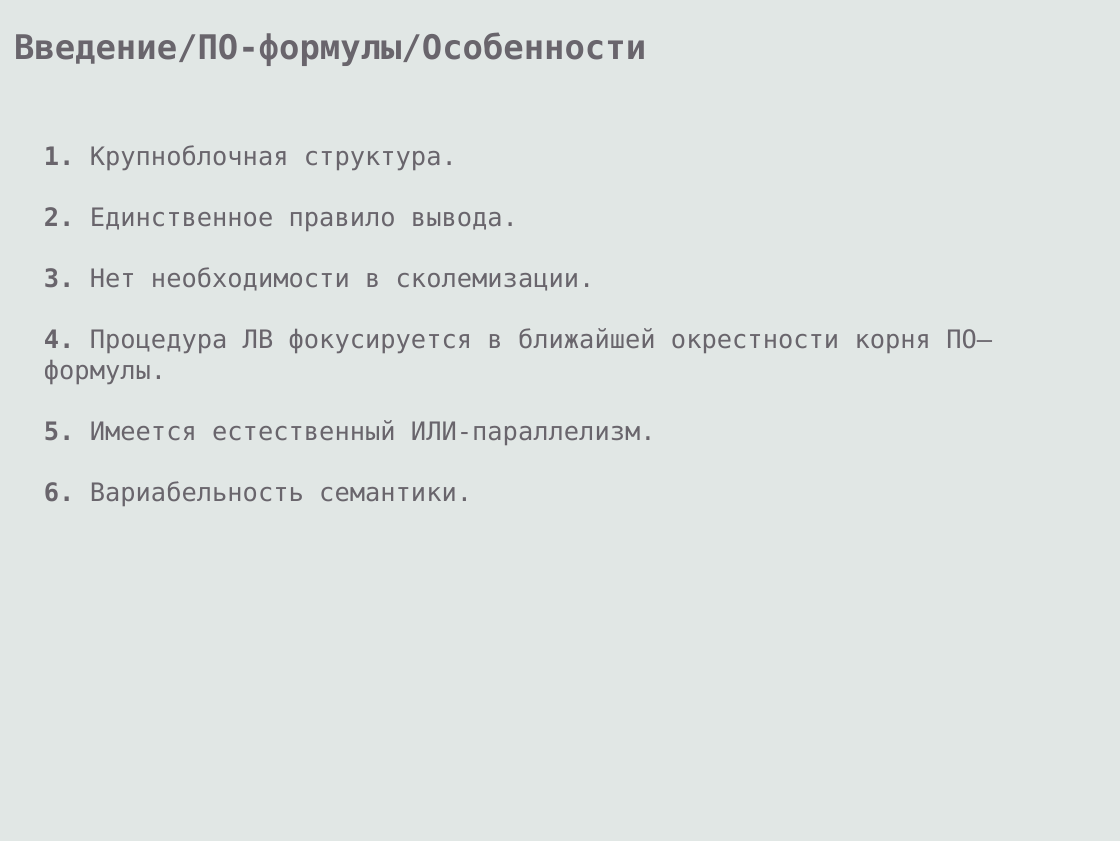
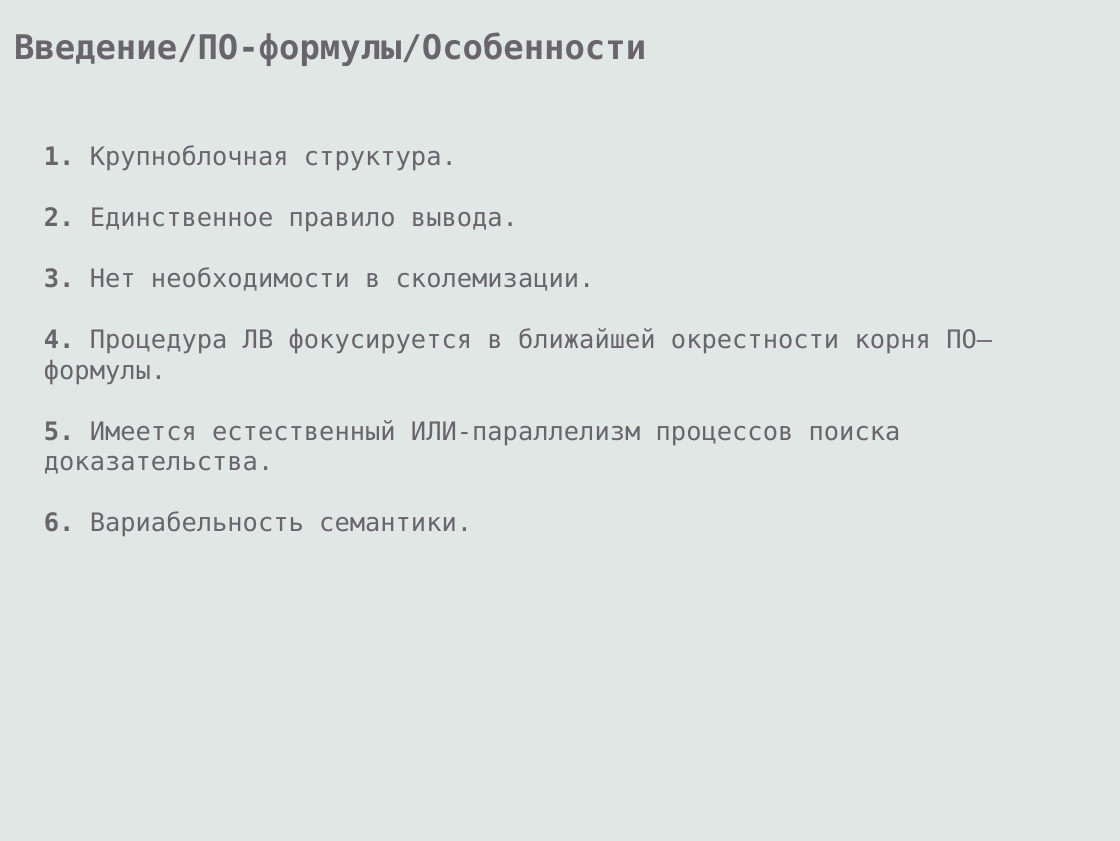
Before and after one commit to eugeneai/prisnif, a slide deck: slide 16 of brick/pres/pacman.odp. Drawn at 1120x841 pixels with LibreOffice and Linux fonts; fonts in the diff are those of the drawing. Boxes give left, top, right and bottom in pixels: in the first picture for what was removed or moved away, otherwise in the second. Text is boxed around its words. In the diff, an @@ line names an element or a change of style, - is before the commit and + after.

```diff
--- a/brick/pres/pacman.odp
+++ b/brick/pres/pacman.odp
@@ text at (44,420,901,474): text changed @@
-5. Имеется естественный ИЛИ-параллелизм.
+5. Имеется естественный ИЛИ-параллелизм процессов поиска доказательства.
```
Also in this commit, not shown: 3 other slides changed, 2 slides added.
